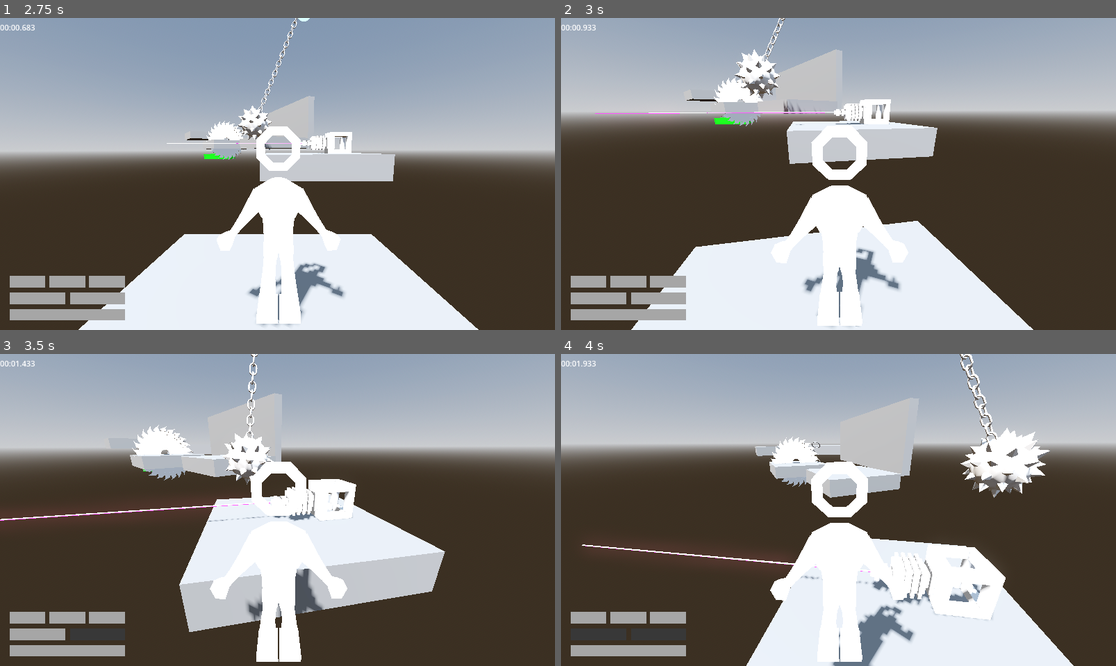
Above: before the commit, frames 1-4 (two rows, left to right).
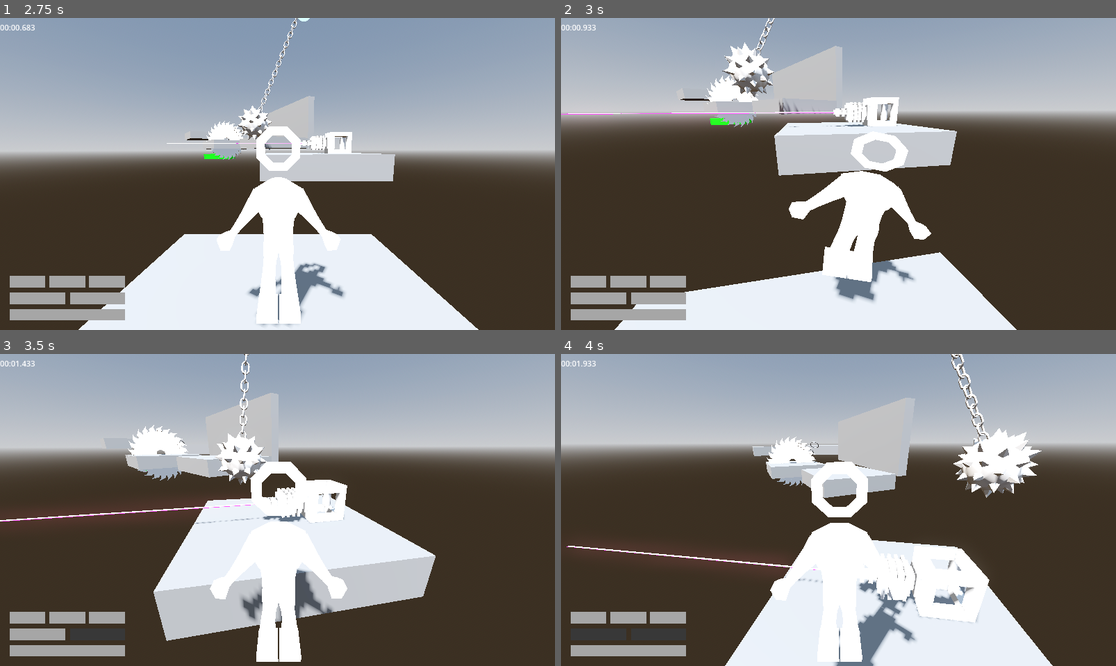
Above: after the commit, the same moments.

Repository: jpvds1/DDJD
Game: Godot game, scene res://scenes/game_controller.tscn
Two runs of this game, one before a commit and one after it. Both use one fixed random seed, a clock stepped at 60 frames per second and the inputs below. The engine's default icon, where the game draws it, is replaced by a stand-in: a white triangle on a blue panel in a dark square.
Inputs (mouse positions are in pixels of both pictures, inside the frame that each line leads up to):
- Up to frame 1 (2.75 s): click "Continue as Guest" at 0.5 s; click "Play" at 1.25 s; click "LEVEL 1" at 2 s
- Up to frame 2 (3 s): tap Enter at 2.75 s; move the mouse to (866, 174) at 2.77 s; hold W (move_forwards) from 2.78 s (still down); tap E (Slide, bound only after the commit) at 2.85 s
- Up to frame 3 (3.5 s): keep holding W (move_forwards); tap Space (jump) at 3.02, 3.05, 3.32 s
- Up to frame 4 (4 s): keep holding W (move_forwards); move the mouse to (810, 510) at 3.52 s; tap Space (jump) at 3.6, 3.77 s; tap E (Slide, bound only after the commit) at 3.8 s

Frame 1 is identical in both runs. In frame 2, 13% of the frame differs, in the area x 0-86%, y 0-100%; in frame 3, 5.5%; in frame 4, 6.0%.

Commit message:
feat: slide [WIP]

Diff:
--- a/platformer-game/project.godot
+++ b/platformer-game/project.godot
@@ -64,6 +64,11 @@
 "events": [Object(InputEventKey,"resource_local_to_scene":false,"resource_name":"","device":-1,"window_id":0,"alt_press …(192 unchanged characters)…
 ]
 }
+Slide={
+"deadzone": 0.2,
+"events": [Object(InputEventKey,"resource_local_to_scene":false,"resource_name":"","device":-1,"window_id":0,"alt_pressed":false,"shift_pressed":false,"ctrl_pressed":false,"meta_pressed":false,"pressed":false,"keycode":0,"physical_keycode":69,"key_label":0,"unicode":101,"location":0,"echo":false,"script":null)
+]
+}
 
 [physics]
 
--- a/platformer-game/scripts/player/capsule_character.gd
+++ b/platformer-game/scripts/player/capsule_character.gd
@@ -31,6 +31,13 @@
 const WALL_RUN_VISUAL_TILT_LERP := 12.0
 
 # ---------------------------------------------------------
+# Slide contants
+# ---------------------------------------------------------
+
+const SLIDE_VISUAL_TILT_DEGREES := -15.0
+const SLIDE_VISUAL_TILT_LERP := 10.0
+
+# ---------------------------------------------------------
 # Camera constants
 # ---------------------------------------------------------
 
@@ -87,6 +94,11 @@
 var paused_dash_cooldown_time_left := 0.0
 var dash_timer_was_running := false
 var dash_cooldown_was_running := false
+
+# Slide
+var is_sliding = false
+var slide_timer = 0.0
+var slide_direction = Vector3.ZERO
 
 # ---------------------------------------------------------
 # Signals
@@ -323,6 +335,13 @@
 		velocity.z = dash_direction.z * stats.dash_speed.get_val()
 		return
 
+	if on_floor and Input.is_action_just_pressed("Slide") and get_horizontal_speed() > 0.1:
+		start_slide()
+
+	if is_sliding:
+		handle_slide(delta)
+		return
+
 	var input_dir := Input.get_vector("move_left", "move_right", "move_forwards", "move_backwards")
 	var direction := (transform.basis * Vector3(input_dir.x, 0, input_dir.y)).normalized()
 
@@ -594,6 +613,47 @@
 	dash_ready.emit()
 
 # ---------------------------------------------------------
+# Slide
+# ---------------------------------------------------------
+
+func start_slide() -> void:
+	is_sliding = true
+	slide_timer = stats.slide_duration.get_val()
+
+	slide_direction = Vector3(velocity.x, 0, velocity.z).normalized()
+
+	if slide_direction == Vector3.ZERO:
+		slide_direction = -transform.basis.z
+
+	velocity.x = slide_direction.x * stats.slide_speed_boost.get_val()
+	velocity.z = slide_direction.z * stats.slide_speed_boost.get_val()
+
+	var tween = create_tween()
+	tween.tween_property(visuals, "scale", Vector3(1.0, 0.5, 1.0), 0.2)
+
+func stop_slide() -> void:
+	is_sliding = false
+	var tween = create_tween()
+	tween.tween_property(visuals, "scale", Vector3(1.0, 1.0, 1.0), 0.2)
+	visuals.rotation.z = 0.0
+
+func handle_slide(delta: float) -> void:
+	slide_timer -= delta
+
+	if Input.is_action_just_pressed("jump"):
+		stop_slide()
+		return
+
+	var current_horizontal := Vector3(velocity.x, 0, velocity.z)
+	current_horizontal = current_horizontal.move_toward(Vector3.ZERO, stats.slide_decel.get_val() * delta)
+
+	velocity.x = current_horizontal.x
+	velocity.z = current_horizontal.z
+
+	if slide_timer <= 0 or get_horizontal_speed() < stats.walk_speed.get_val():
+		stop_slide()
+
+# ---------------------------------------------------------
 # Animation / Visual
 # ---------------------------------------------------------
 
@@ -611,11 +671,13 @@
 	var target_roll := 0.0
 	if is_wall_running:
 		target_roll = deg_to_rad(WALL_RUN_VISUAL_TILT_DEGREES) * -float(current_wall_side)
+	elif is_sliding:
+		target_roll = deg_to_rad(SLIDE_VISUAL_TILT_DEGREES)
 
 	visuals.rotation.z = lerp_angle(
 		visuals.rotation.z,
 		target_roll,
-		min(1.0, WALL_RUN_VISUAL_TILT_LERP * delta)
+		min(1.0, (WALL_RUN_VISUAL_TILT_LERP if is_wall_running else SLIDE_VISUAL_TILT_LERP) * delta)
 	)
 
 # ---------------------------------------------------------
--- a/platformer-game/scripts/player/stats_manager.gd
+++ b/platformer-game/scripts/player/stats_manager.gd
@@ -41,6 +41,14 @@
 var wall_run_inward_speed         := PlayerStat.new(2.0)
 var wall_jump_up_velocity         := PlayerStat.new(7.0)
 var wall_jump_away_speed          := PlayerStat.new(7.5)
+
+# ---------------------------------------------------------
+# Slide constants
+# ---------------------------------------------------------
+
+var slide_speed_boost := PlayerStat.new(14.0)
+var slide_decel       := PlayerStat.new(24.0)
+var slide_duration    := PlayerStat.new(1.5)
 
 # ---------------------------------------------------------
 # Methods
